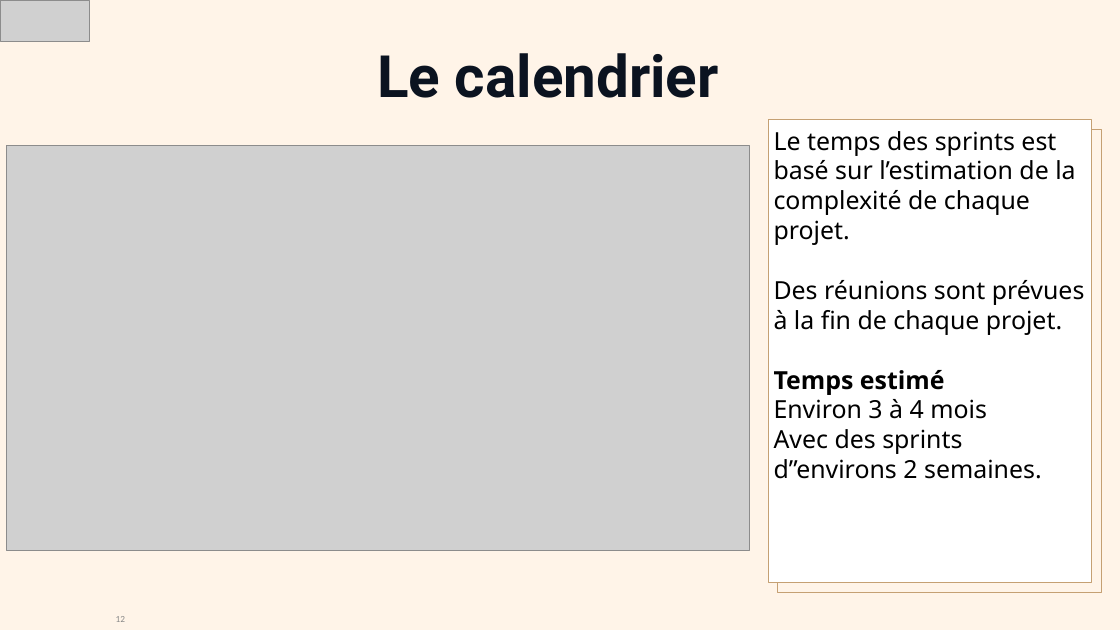
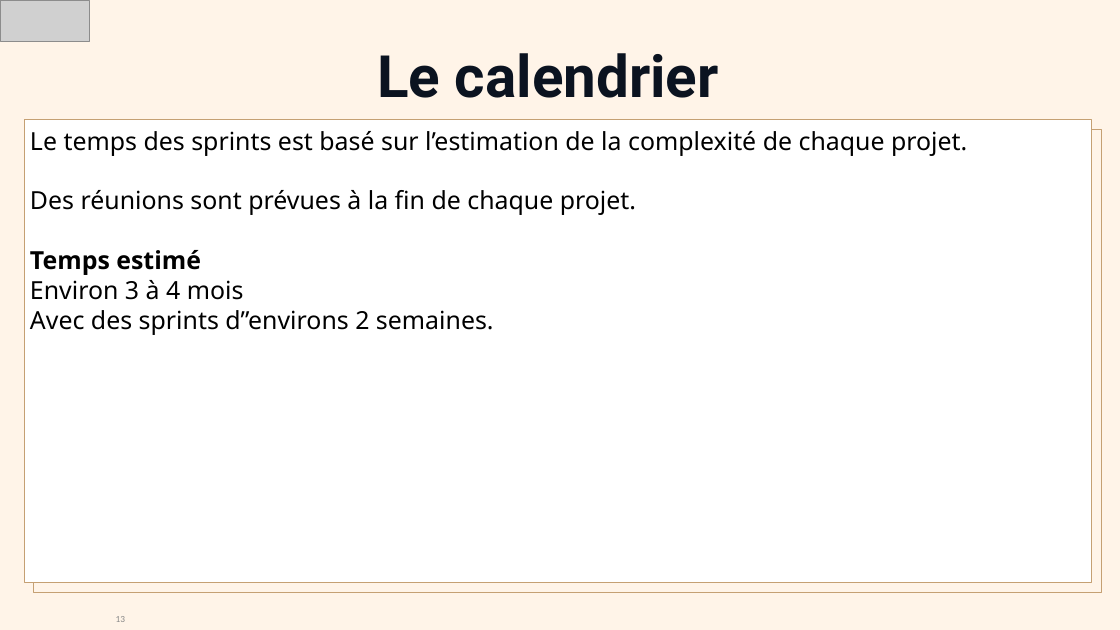
Before and after one commit to Weeskin/P7_-_Planifiez_le_developpement_du_site_de_votre_client, a slide deck: slide 13 of 3_Gestion_projet/Sourice_Pierre_3_kanban_08022024.pptx (slide 12 before the commit). Drawn at 1120x630 pixels with LibreOffice and Linux fonts; fonts in the diff are those of the drawing; grey boxes stand for pictures. Boxes give left, top, right and bottom in pixels: in the first picture for what was removed or moved away, otherwise in the second. Text is boxed around its words. In the diff, an @@ line names an element or a change of style, - is before the commit and + after.

```diff
--- a/3_Gestion_projet/Sourice_Pierre_3_kanban_08022024.pptx
+++ b/3_Gestion_projet/Sourice_Pierre_3_kanban_08022024.pptx
@@ picture removed at (x1=6, y1=145, x2=749, y2=550) @@
@@ rectangle "Le temps des sprints est ..." resized from (x1=768, y1=120, x2=1091, y2=582) to (x1=25, y1=120, x2=1092, y2=582) @@
@@ rectangle resized from (x1=777, y1=130, x2=1101, y2=592) to (x1=34, y1=130, x2=1101, y2=592) @@
```
Also in this commit, not shown: 3 other slides changed, 1 slide added, 3 other files.
